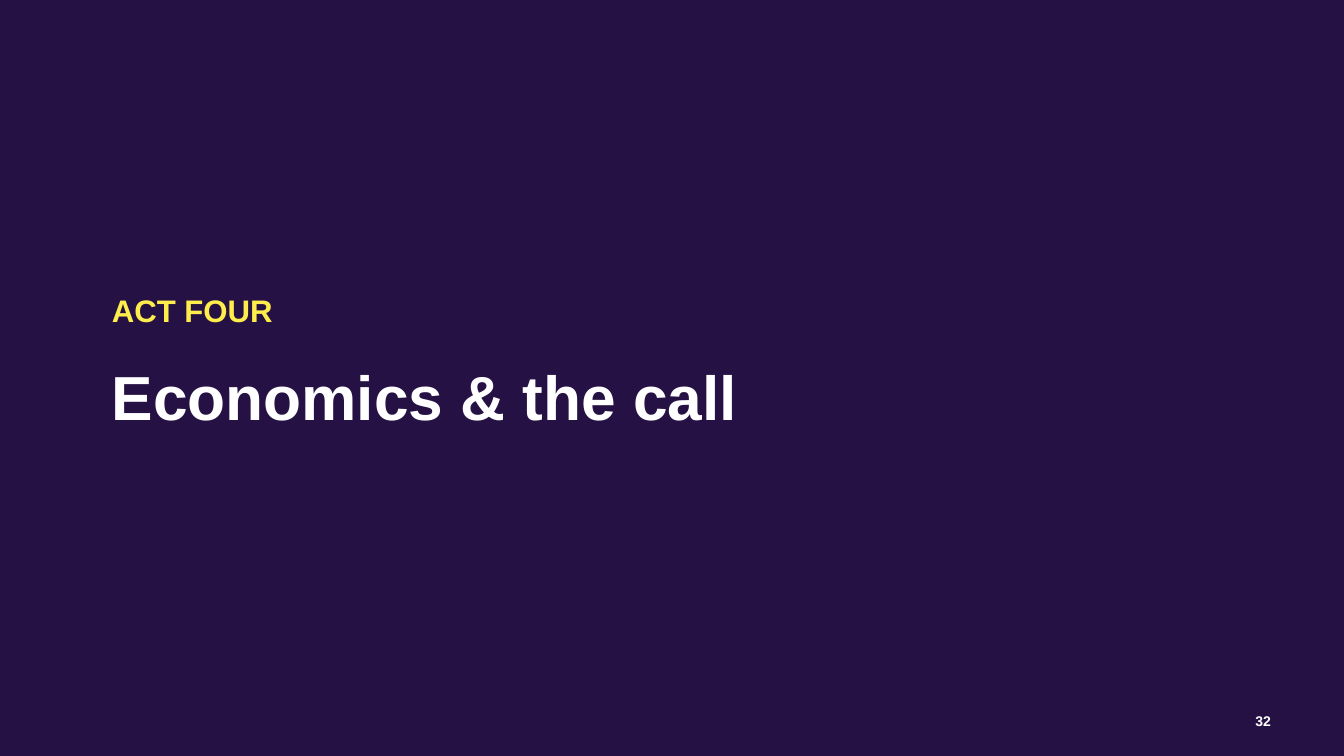
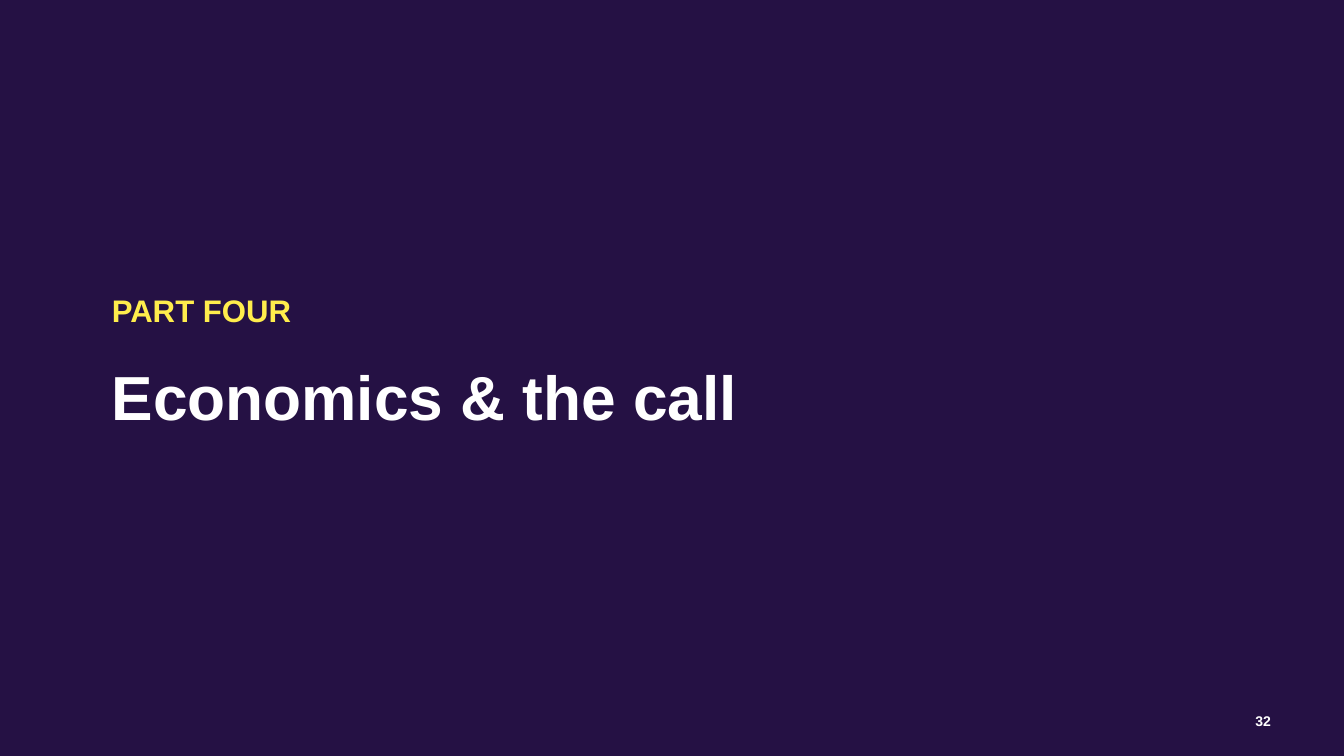
Before and after one commit to jconnolly/local-llm-pi5, a slide deck: slide 32 of local-llm-datasociety.pptx. Drawn at 1344x756 pixels with LibreOffice and Linux fonts; fonts in the diff are those of the drawing; background and template pictures are left out. Boxes give left, top, right and bottom in pixels: in the first picture for what was removed or moved away, otherwise in the second. Text is boxed around its words. In the diff, an @@ line names an element or a change of style, - is before the commit and + after.

```diff
--- a/local-llm-datasociety.pptx
+++ b/local-llm-datasociety.pptx
@@ text at (x1=112, y1=300, x2=291, y2=323): text changed @@
-ACT FOUR
+PART FOUR
```
Also in this commit, not shown: 8 other slides changed, 4 other files.
